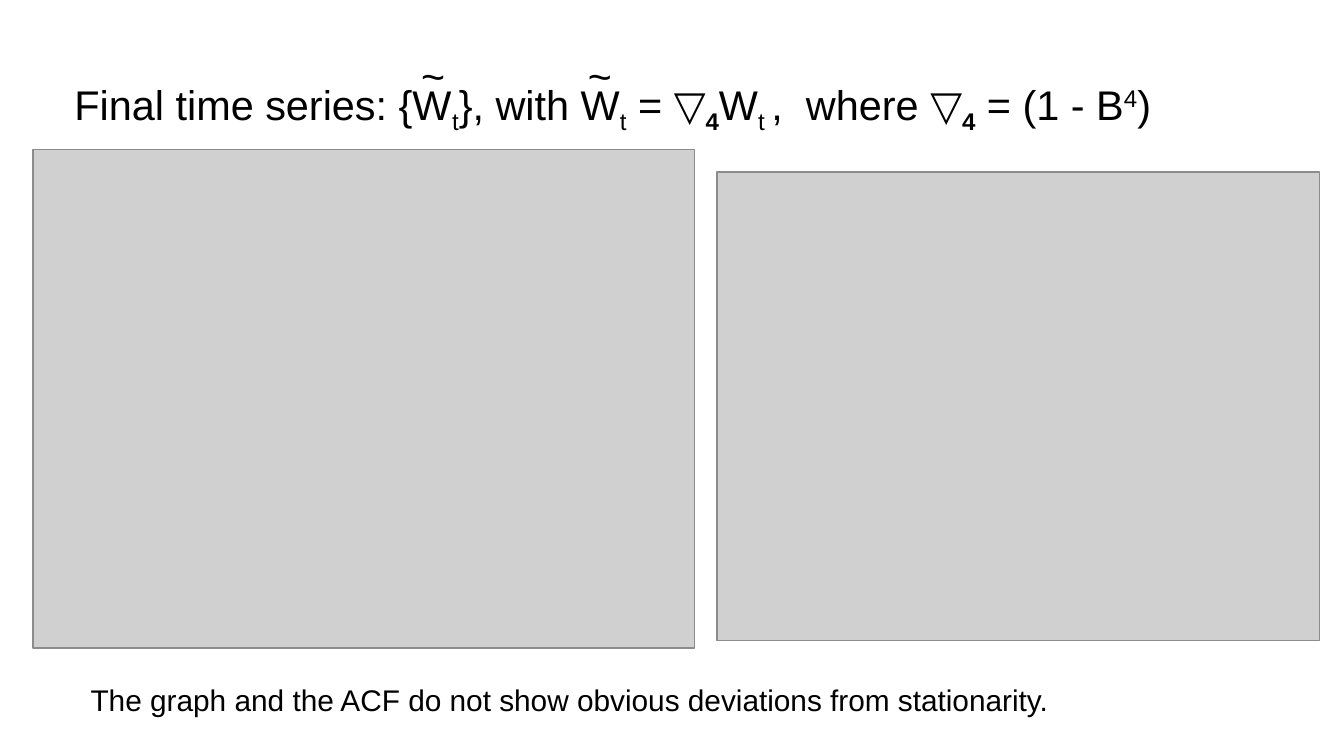
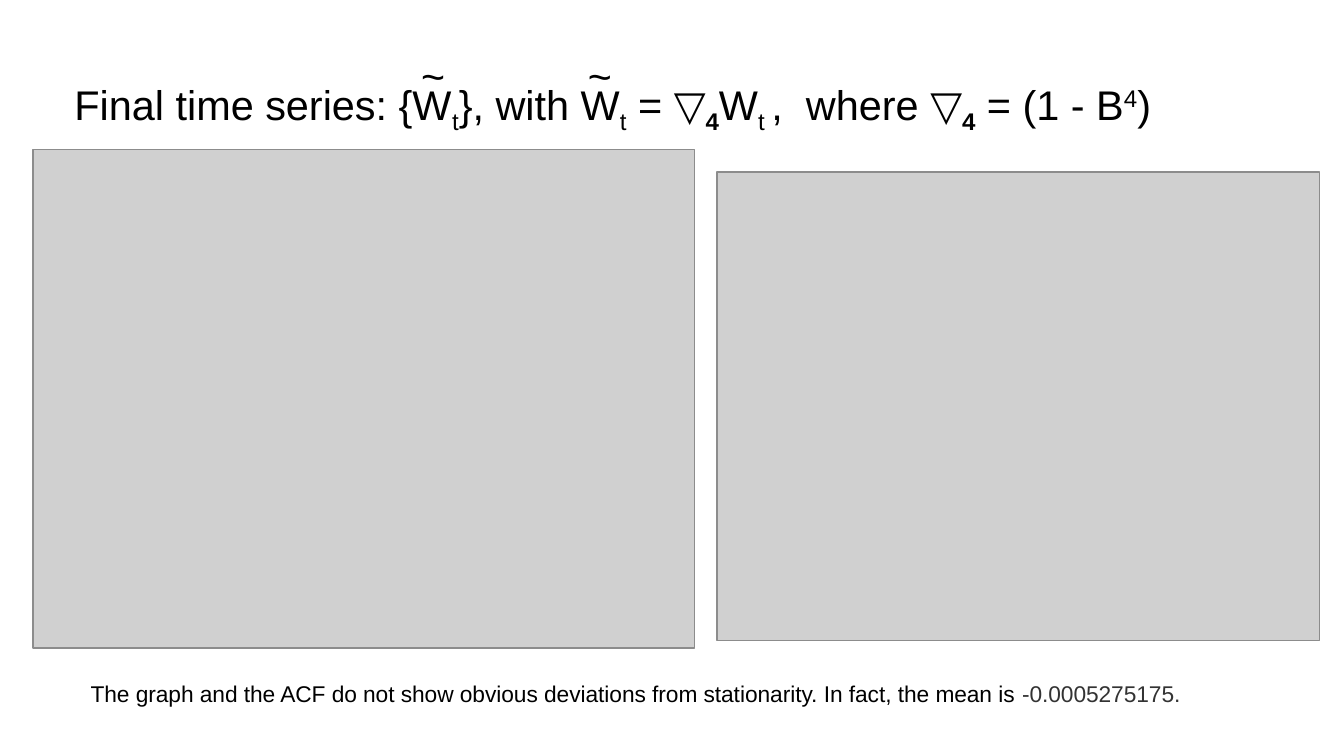
Before and after one commit to mgp165/time-series-final-project, a slide deck: slide 10 of final project.pptx. Drawn at 1344x756 pixels with LibreOffice and Linux fonts; fonts in the diff are those of the drawing; grey boxes stand for pictures. Boxes give left, top, right and bottom in pixels: in the first picture for what was removed or moved away, otherwise in the second. Text is boxed around its words. In the diff, an @@ line names an element or a change of style, - is before the commit and + after.

Commit message:
presentation file

```diff
--- a/final project.pptx
+++ b/final project.pptx
@@ text at [91,685,1180,707]: text changed; size 16 to 12.2 pt @@
-The graph and the ACF do not show obvious deviations from stationarity.
+The graph and the ACF do not show obvious deviations from stationarity. In fact, the mean is -0.0005275175.
```
